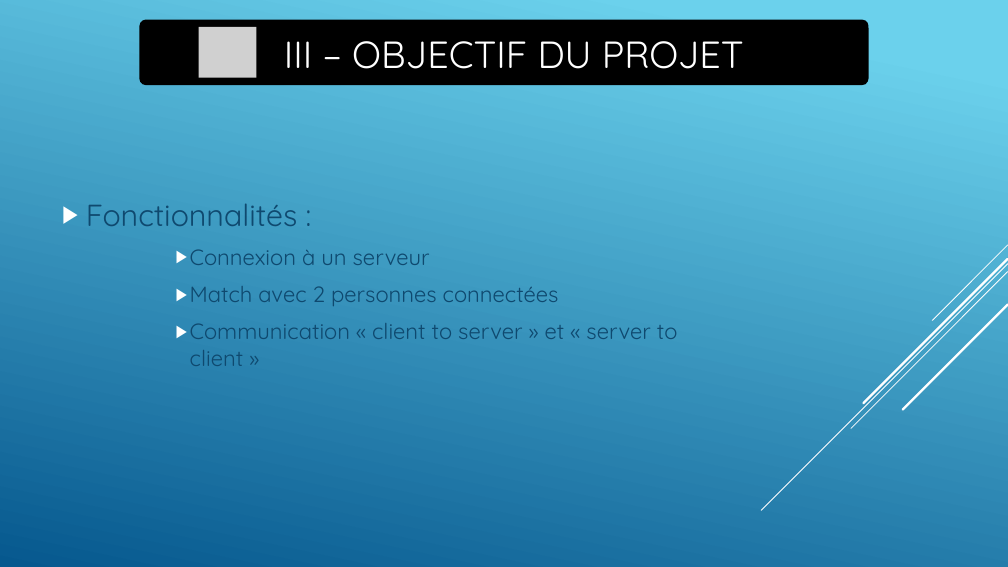
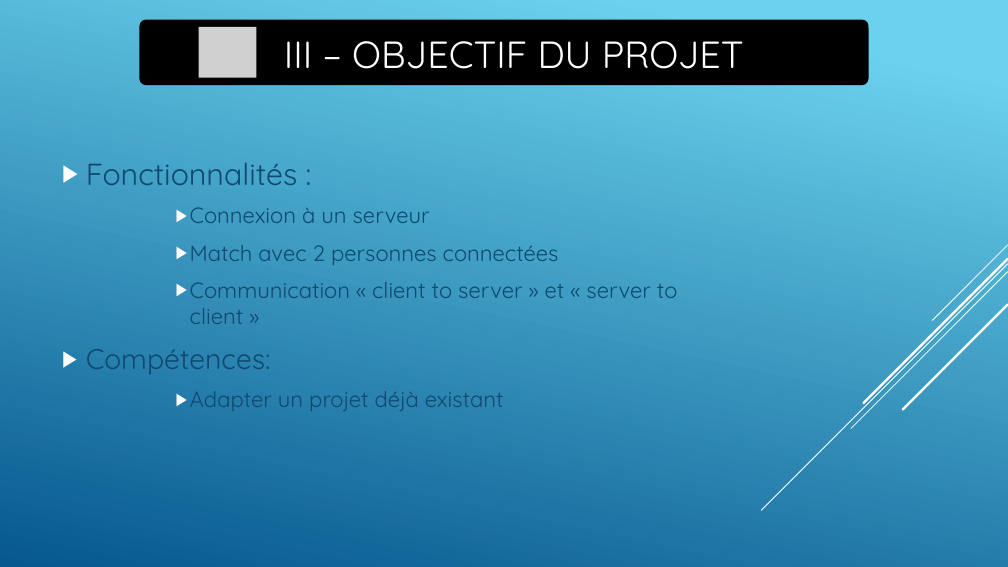
Before and after one commit to antoineDurand82/Projet_Dev_B2A, a slide deck: slide 5 of projetDev.pptx. Drawn at 1008x567 pixels with LibreOffice and Linux fonts; fonts in the diff are those of the drawing; grey boxes stand for pictures. Boxes give left, top, right and bottom in pixels: in the first picture for what was removed or moved away, otherwise in the second. Text is boxed around its words. In the diff, an @@ line names an element or a change of style, - is before the commit and + after.

```diff
--- a/projetDev.pptx
+++ b/projetDev.pptx
@@ text at box(86, 349, 504, 411): paragraphs added @@
+▶ Compétences:
+      ▶ Adapter un projet déjà existant
```
Also in this commit, not shown: 1 other slide changed.
